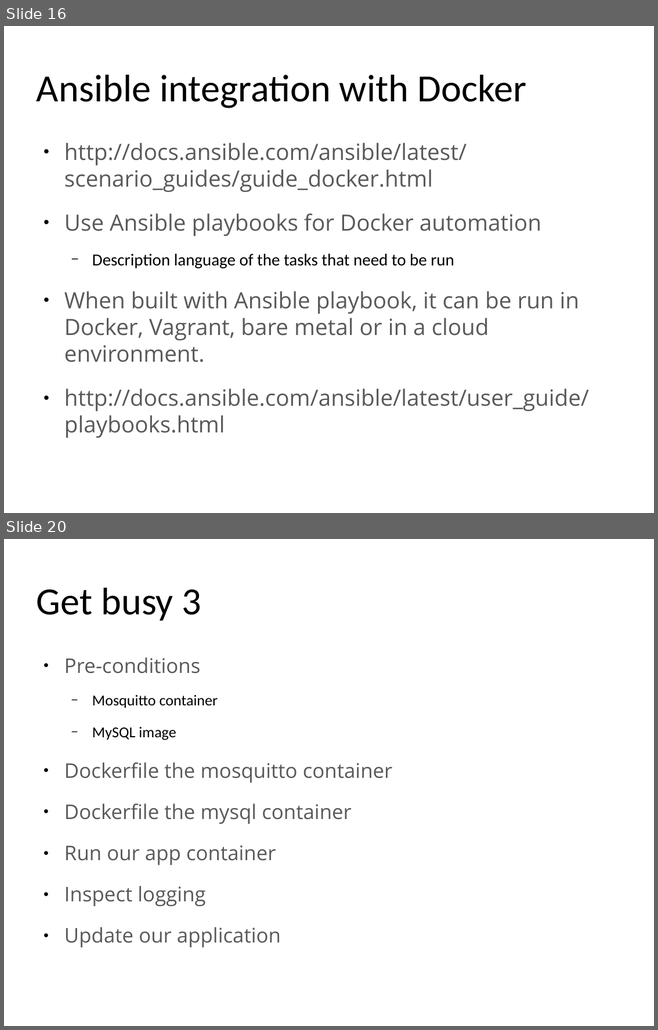
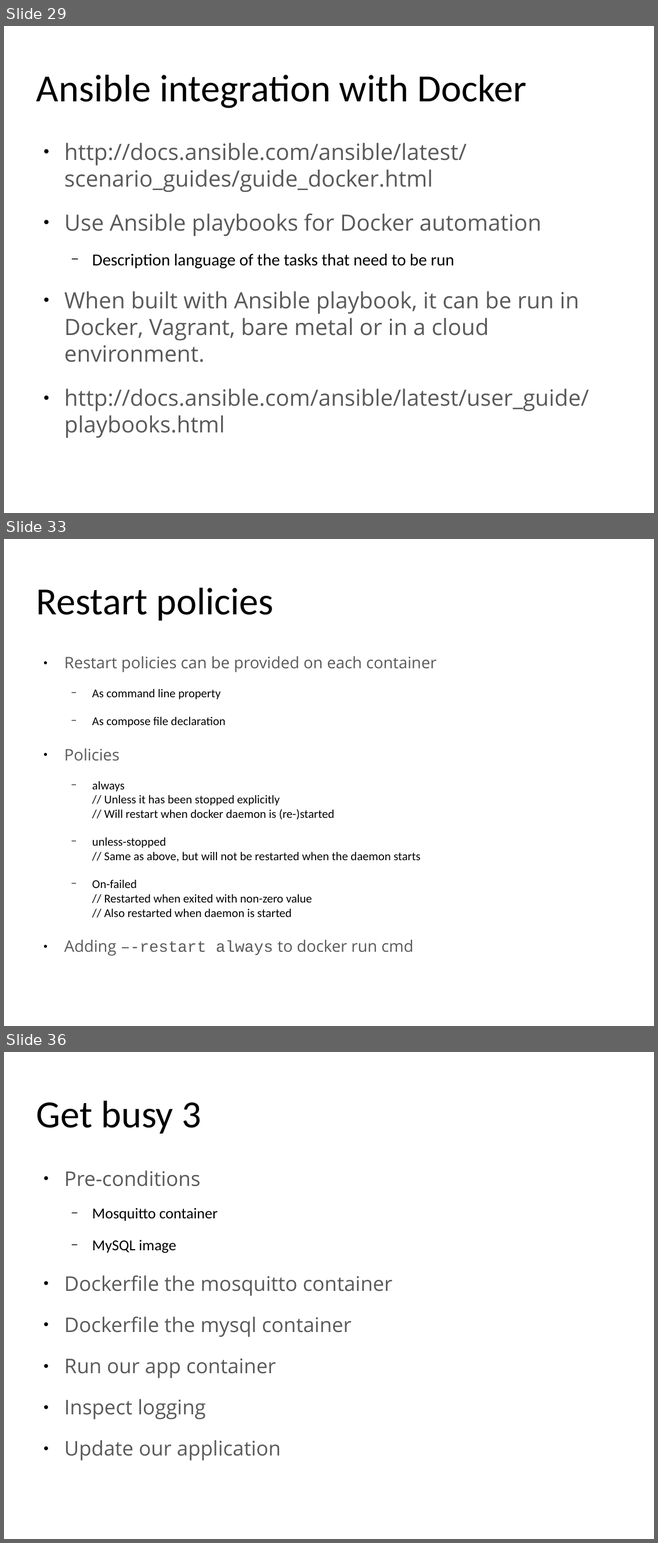
Before and after one commit to yeronimuz/gossip, a slide deck: presentation/docker_for_java_v1.0.odp. Shown one above the other, each under a label of ours: slides 16 and 20 before the commit, slides 29, 33 and 36 after it; the slides between them are not shown. The pictures are 658x1030 and 658x1543 pixels, drawn with LibreOffice and Linux fonts; fonts in the diff are those of the drawing; background and template pictures are left out. Boxes give left, top, right and bottom in pixels: in the first picture for what was removed or moved away, otherwise in the second. Text is boxed around its words. In the diff, an @@ line names an element or a change of style, - is before the commit and + after.

```diff
--- a/presentation/docker_for_java_v1.0.odp
+++ b/presentation/docker_for_java_v1.0.odp
@@ slide 33 added at [4,539,654,1026], background #FFFFFF @@
@@ title added at [36,588,273,621], 47 pt, text #000000 @@
+Restart policies
@@ text added at [64,656,436,956], 14.6 pt, text #000000 @@
+● Restart policies can be provided on each container
+  − As command line property
+  − As compose file declaration
+● Policies
+  − always
+    // Unless it has been stopped explicitly
+    // Will restart when docker daemon is (re-)started
+  − unless-stopped
+    // Same as above, but will not be restarted when the daemon starts
+  − On-failed
+    // Restarted when exited with non-zero value
+    // Also restarted when daemon is started
+● Adding –-restart always to docker run cmd
@@ what was slide 16 is now slide 29 @@
@@ what was slide 20 is now slide 36 @@
```
Also in this commit, not shown: 5 slides changed, 17 other slides added.
